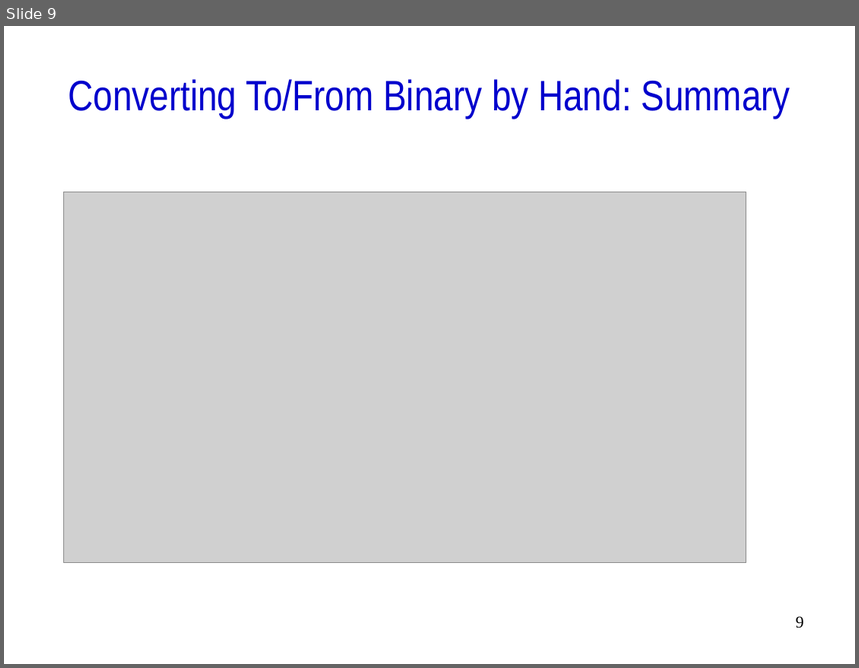
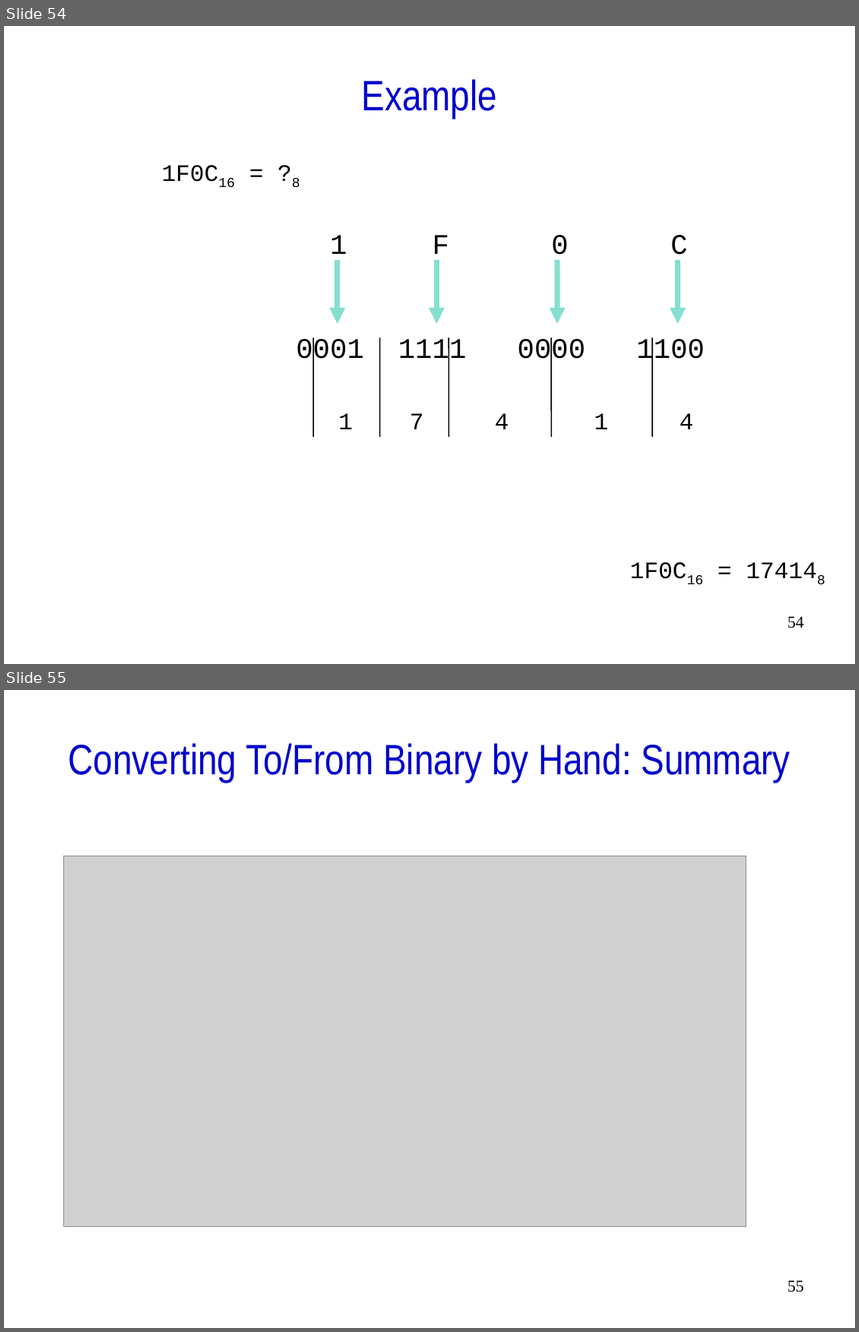
Before and after one commit to mochizukimax/ee260_2019_spring_materials_week_02_repo, a slide deck: docs/slides/ee260_2019_spring_materials_week_02_slides.ppt. Shown one above the other, each under a label of ours: slide 9 before the commit, slides 54 and 55 after it. The pictures are 859x668 and 859x1332 pixels, drawn with LibreOffice and Linux fonts; fonts in the diff are those of the drawing; grey boxes stand for pictures. Boxes give left, top, right and bottom in pixels: in the first picture for what was removed or moved away, otherwise in the second. Text is boxed around its words. In the diff, an @@ line names an element or a change of style, - is before the commit and + after.

```diff
--- a/docs/slides/ee260_2019_spring_materials_week_02_slides.ppt
+++ b/docs/slides/ee260_2019_spring_materials_week_02_slides.ppt
@@ slide 54 added at [4,26,855,664], background #FFFFFF @@
@@ title added at [362,79,498,117], 36 pt, text #0000CC @@
+Example
@@ text added at [292,178,300,187], 20 pt, text #000000 @@
+1F0C16 = ?8
@@ group added at [296,235,705,366]: 4 arrows, 1 text @@
+1 F 0 C
+0001 1111 0000 1100
@@ group added at [314,338,694,437]: 5 lines, 1 text @@
+1 7 4 1 4
@@ text added at [436,551,834,592], 20 pt, text #000000 @@
+1F0C16 = 174148
@@ page number added at [788,617,804,629], 14 pt, text #000000 @@
+54
@@ what was slide 9 is now slide 55 @@
@@ page number at [788,1281,804,1293]: text changed @@
-9
+55
```
Also in this commit, not shown: 8 slides changed, 69 other slides added, 19 slides removed, 2 other files.
